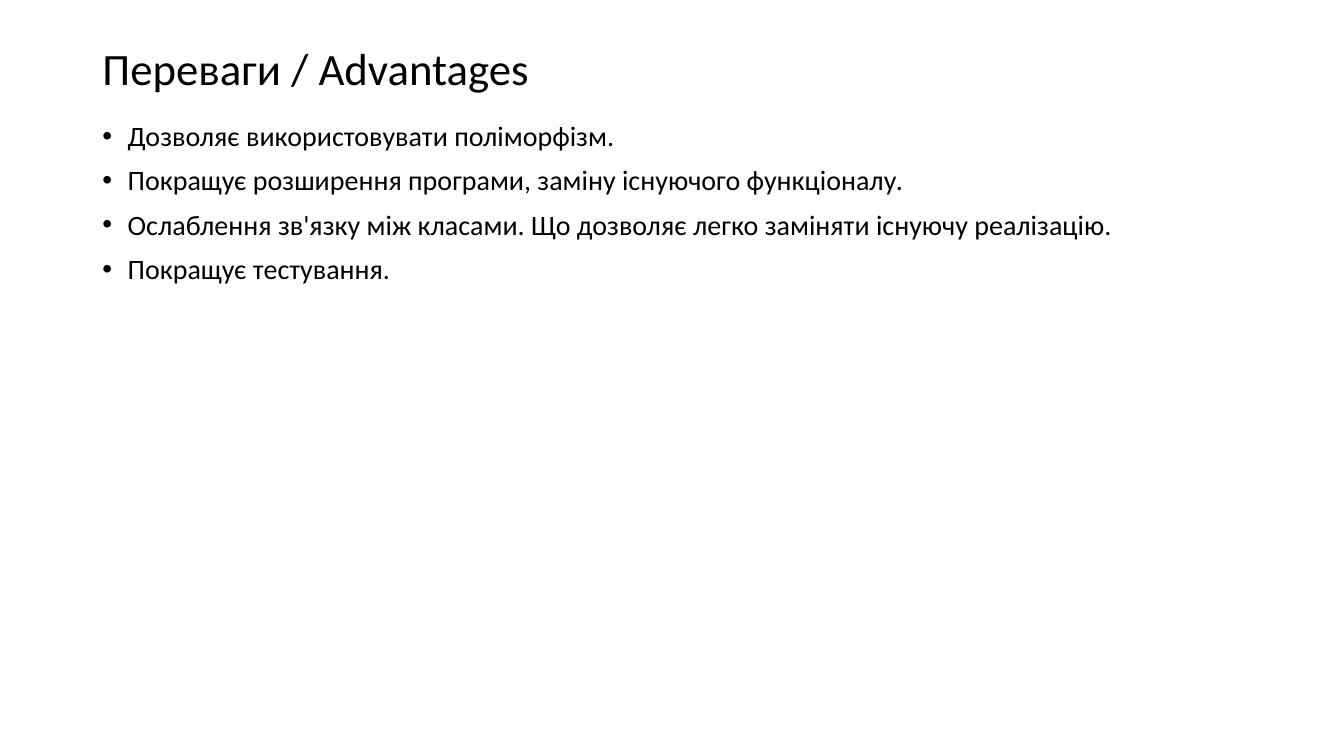
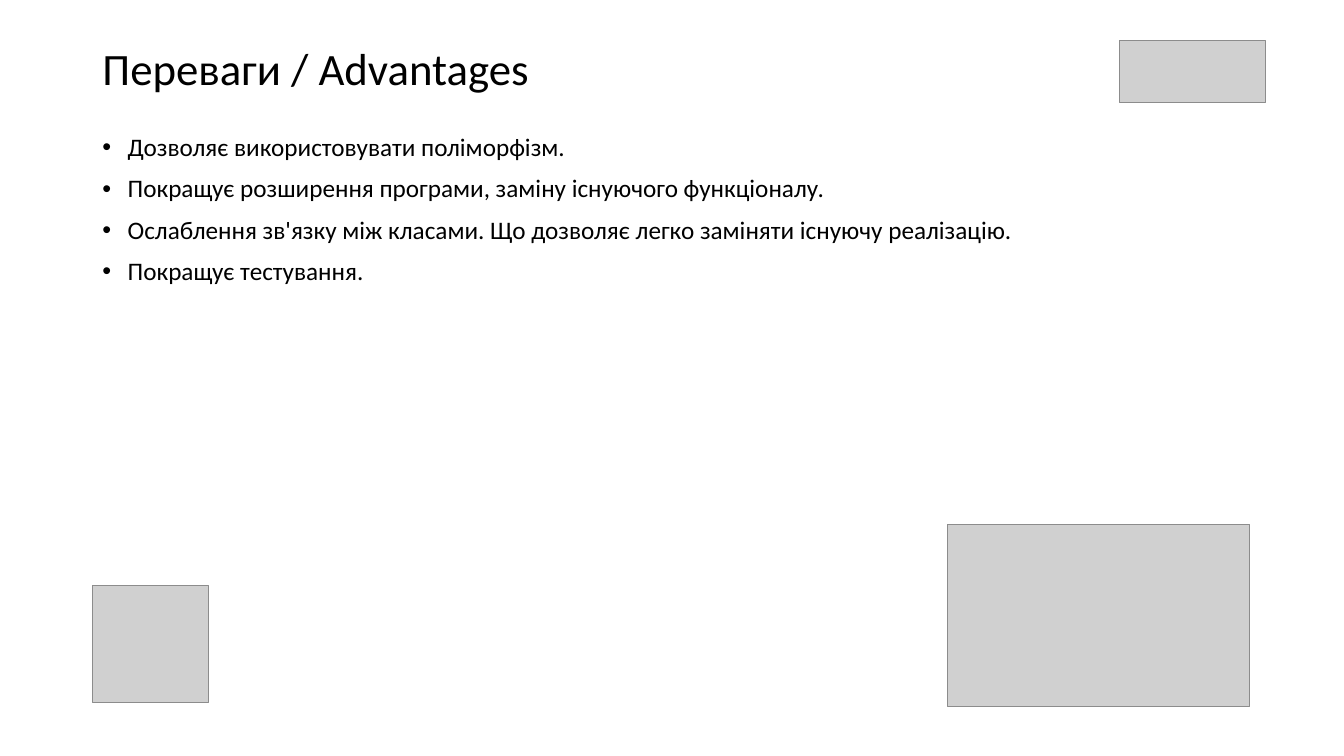
Before and after one commit to IT-Academy2020/Lesson_012_Abstractions, a slide deck: slide 11 of Lesson12.pptx. Drawn at 1344x756 pixels with LibreOffice and Linux fonts; fonts in the diff are those of the drawing; grey boxes stand for pictures. Boxes give left, top, right and bottom in pixels: in the first picture for what was removed or moved away, otherwise in the second. Text is boxed around its words. In the diff, an @@ line names an element or a change of style, - is before the commit and + after.

Commit message:
Updated

```diff
--- a/Lesson12.pptx
+++ b/Lesson12.pptx
@@ picture added at box(1120, 40, 1266, 102) @@
@@ text "Дозволяє використовувати поліморфізм.": place and size @@
-text "Дозволяє використовувати поліморфізм." at box(128, 126, 1111, 284)
+text "Дозволяє використовувати поліморфізм." at box(128, 138, 1011, 284)
@@ text "Дозволяє використовувати поліморфізм." at box(128, 138, 1011, 284): size 20 to 18 pt @@
@@ picture added at box(948, 524, 1250, 707) @@
@@ picture added at box(93, 586, 210, 703) @@
```
Also in this commit, not shown: 9 other slides changed, 1 slide added.
